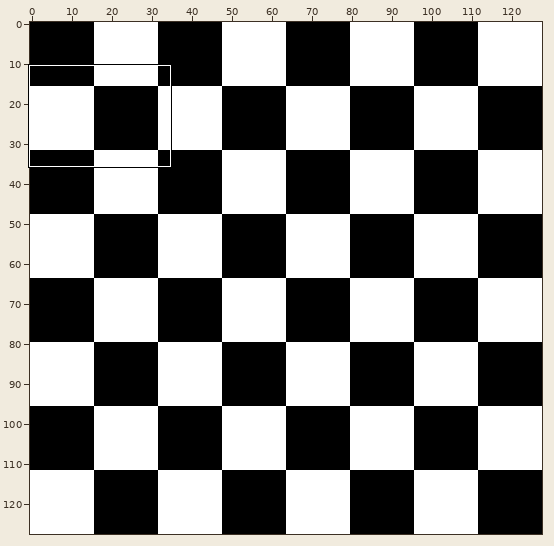
Edited in one commit: sprite sheet (source/Res/Terrain/ground_details.png). Above, an overview of the earlier version with the close-up marked.
Close-up. The starting point:
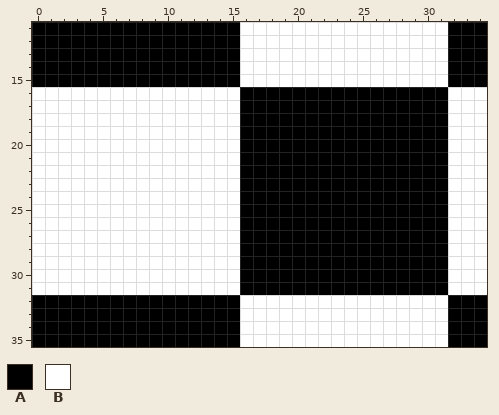
The file is 128x128 pixels. Shown: x 0..34, y 11..35.
Palette (. is transparent): A #000000  B #ffffff
Pixels before, first column x 0:
11 AAAAAAAAAAAAAAAABBBBBBBBBBBBBBBBAAA
12 AAAAAAAAAAAAAAAABBBBBBBBBBBBBBBBAAA
13 AAAAAAAAAAAAAAAABBBBBBBBBBBBBBBBAAA
14 AAAAAAAAAAAAAAAABBBBBBBBBBBBBBBBAAA
15 AAAAAAAAAAAAAAAABBBBBBBBBBBBBBBBAAA
16 BBBBBBBBBBBBBBBBAAAAAAAAAAAAAAAABBB
17 BBBBBBBBBBBBBBBBAAAAAAAAAAAAAAAABBB
18 BBBBBBBBBBBBBBBBAAAAAAAAAAAAAAAABBB
19 BBBBBBBBBBBBBBBBAAAAAAAAAAAAAAAABBB
20 BBBBBBBBBBBBBBBBAAAAAAAAAAAAAAAABBB
21 BBBBBBBBBBBBBBBBAAAAAAAAAAAAAAAABBB
22 BBBBBBBBBBBBBBBBAAAAAAAAAAAAAAAABBB
23 BBBBBBBBBBBBBBBBAAAAAAAAAAAAAAAABBB
24 BBBBBBBBBBBBBBBBAAAAAAAAAAAAAAAABBB
25 BBBBBBBBBBBBBBBBAAAAAAAAAAAAAAAABBB
26 BBBBBBBBBBBBBBBBAAAAAAAAAAAAAAAABBB
27 BBBBBBBBBBBBBBBBAAAAAAAAAAAAAAAABBB
28 BBBBBBBBBBBBBBBBAAAAAAAAAAAAAAAABBB
29 BBBBBBBBBBBBBBBBAAAAAAAAAAAAAAAABBB
30 BBBBBBBBBBBBBBBBAAAAAAAAAAAAAAAABBB
31 BBBBBBBBBBBBBBBBAAAAAAAAAAAAAAAABBB
32 AAAAAAAAAAAAAAAABBBBBBBBBBBBBBBBAAA
33 AAAAAAAAAAAAAAAABBBBBBBBBBBBBBBBAAA
34 AAAAAAAAAAAAAAAABBBBBBBBBBBBBBBBAAA
35 AAAAAAAAAAAAAAAABBBBBBBBBBBBBBBBAAA
Once edited:
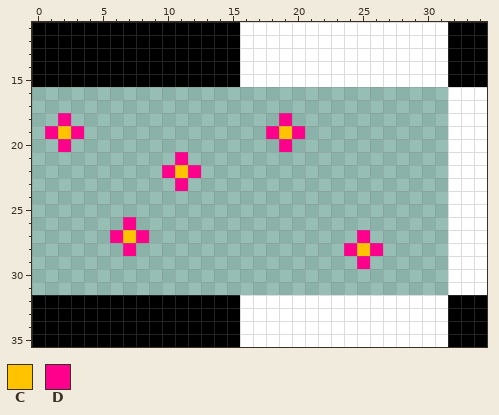
Colours new in this view: C #ffc300  D #ff008c
Changes in this commit:
Colour A gives way to colour C in row 19 at x 19; in row 28 at x 25.
Colour B gives way to colour C in row 19 at x 2; in row 22 at x 11; in row 27 at x 7.
Colour A gives way to colour D in row 18 at x 19; in row 19 at x 18 and 20; in row 20 at x 19; in row 27 at x 25; in row 28 at x 24 and 26; in row 29 at x 25.
Colour B gives way to colour D in row 18 at x 2; in row 19 at x 1 and 3; in row 20 at x 2; in row 21 at x 11; in row 22 at x 10 and 12; in row 23 at x 11.
Colour B gives way to colour D in row 26 at x 7; in row 27 at x 6 and 8; in row 28 at x 7.
The edit erases colour A in rows 16 to 17 at x 16 to 31; in row 18 at x 16 to 18 and 20 to 31; in row 19 at x 16 to 17 and 21 to 31; in row 20 at x 16 to 18 and 20 to 31; in rows 21 to 26 at x 16 to 31; in row 27 at x 16 to 24 and 26 to 31.
The edit erases colour A in row 28 at x 16 to 23 and 27 to 31; in row 29 at x 16 to 24 and 26 to 31; in rows 30 to 31 at x 16 to 31.
The edit erases colour B in rows 16 to 17 at x 0 to 15; in row 18 at x 0 to 1 and 3 to 15; in row 19 at x 0 and 4 to 15; in row 20 at x 0 to 1 and 3 to 15; in row 21 at x 0 to 10 and 12 to 15; in row 22 at x 0 to 9 and 13 to 15.
The edit erases colour B in row 23 at x 0 to 10 and 12 to 15; in rows 24 to 25 at x 0 to 15; in row 26 at x 0 to 6 and 8 to 15; in row 27 at x 0 to 5 and 9 to 15; in row 28 at x 0 to 6 and 8 to 15; in rows 29 to 31 at x 0 to 15.
Changed places in both close-ups, as pixel boxes (x1, y1, x2, y2):
changed: (32, 87, 448, 295)
